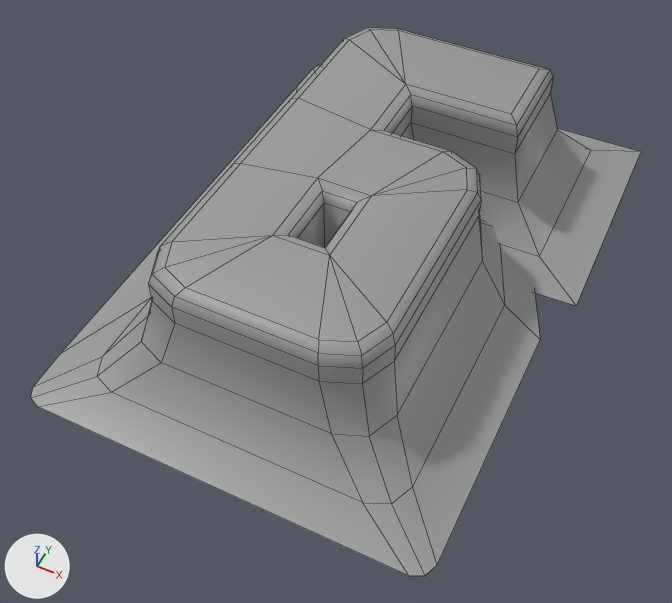
The FBX model Assets/- Asset Store/Custom/Numbers/Number_6.fbx: old version first, new version second.
Both versions are drawn from a camera (50 mm lens) standing at (0.204, -0.453, 0.51) and looking at (0.003, -0.05, 0.007). Lighting does not change. The marker at lower left points along +X, +Y and +Z. Mesh edges are drawn as thin lines. Where no turn or scale is listed for an object, it has been applied to the vertices.

The first picture shows 'Number_6'.
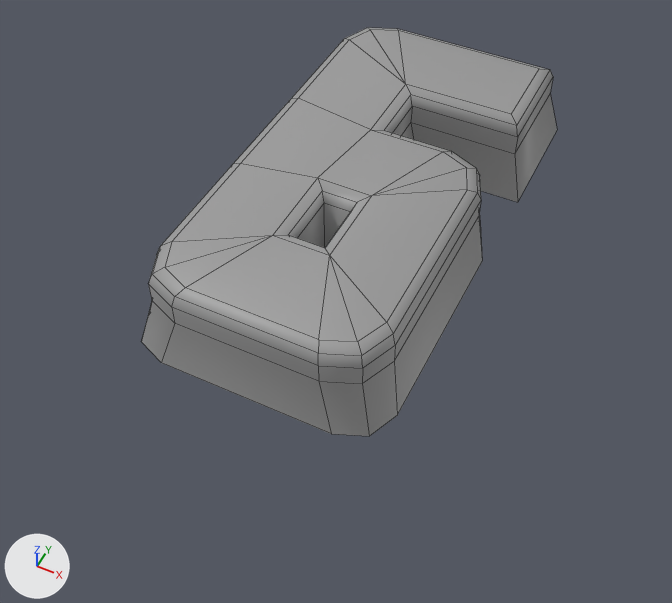
Boxes (x1, y1, x2, y2) around the edits, measured in the pictures (672 x 603 px):
'Number_6', reshaped (32% narrower, 26% shorter): before (31, 28, 641, 576); after (142, 28, 557, 436)
part 1 of me_cube_013, deleted: before (31, 65, 641, 576)

What changed in the scene script:
```text
Change me_cube_013:
    used by ob_number_6; location = (0.0, 0.0, 0.0)
    remove me_cube_013.from_pydata(...)  # 142 vertices, 136 faces; spans x -0.151..0.159, y -0.218..0.225, z 0.0..0.1
    add me_cube_013.from_pydata(...)  # 106 vertices, 100 faces; spans x -0.092..0.093, y -0.172..0.173, z 0.0..0.1
    me_cube_013 part 1
    36 vertices are removed from x -0.151..0.159, y -0.218..0.225, z 0.0..0.01
    36 faces are deleted
```
